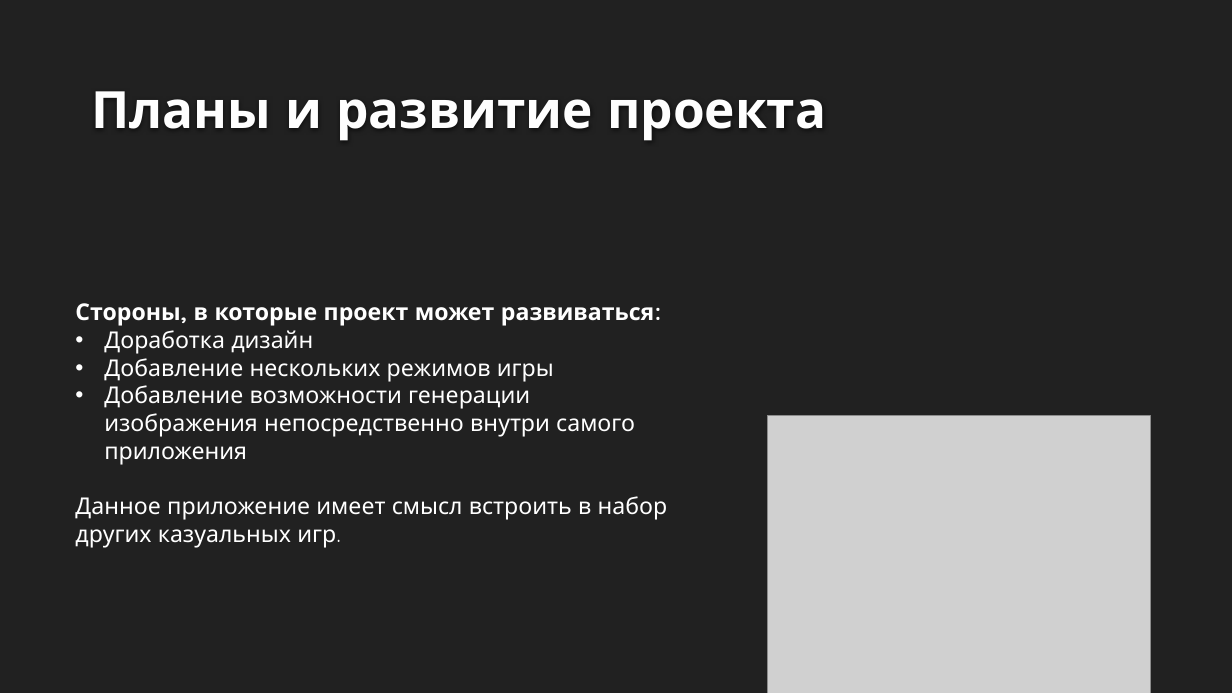
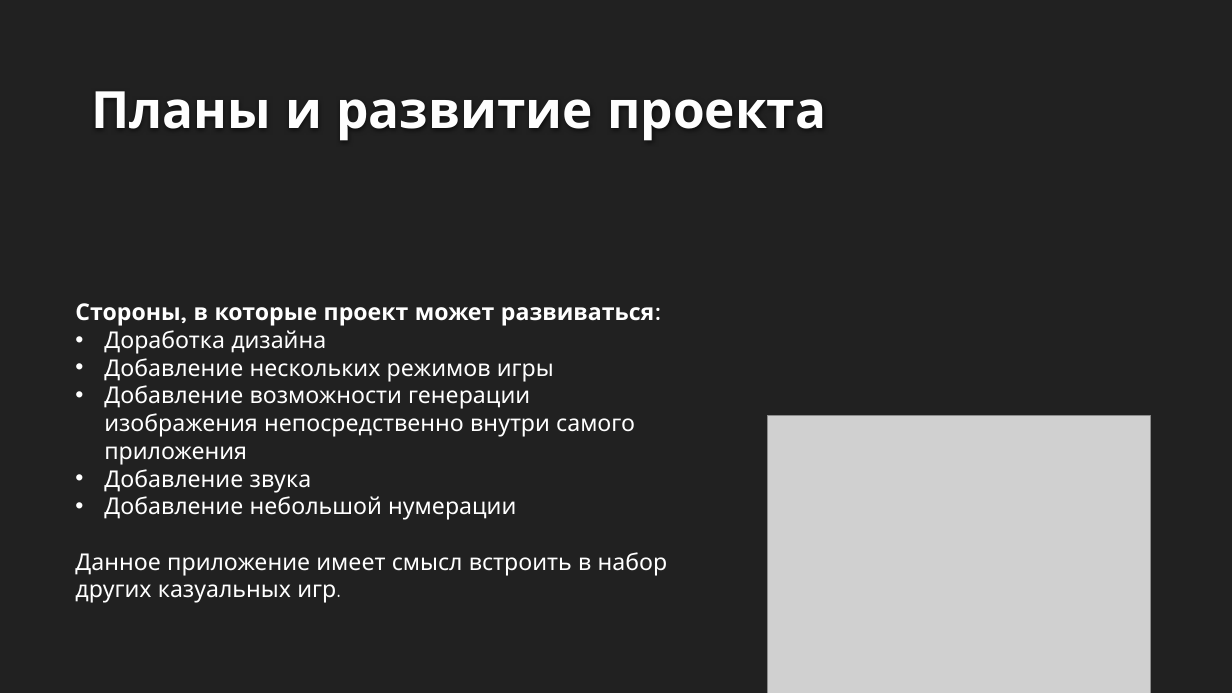
Before and after one commit to verhovv/PyQT-Barley-Break, a slide deck: slide 6 of Presentation/PyQT Barley-Break.pptx. Drawn at 1232x693 pixels with LibreOffice and Linux fonts; fonts in the diff are those of the drawing; grey boxes stand for pictures; background and template pictures are left out. Boxes give left, top, right and bottom in pixels: in the first picture for what was removed or moved away, otherwise in the second. Text is boxed around its words. In the diff, an @@ line names an element or a change of style, - is before the commit and + after.

```diff
--- a/Presentation/PyQT Barley-Break.pptx
+++ b/Presentation/PyQT Barley-Break.pptx
@@ text at <box>104,330,326,354</box>: text changed @@
-• Доработка дизайн
+• Доработка дизайна
@@ text at <box>104,469,516,520</box>: paragraphs added @@
+• Добавление звука
+• Добавление небольшой нумерации
```
Also in this commit, not shown: 2 other slides changed.
